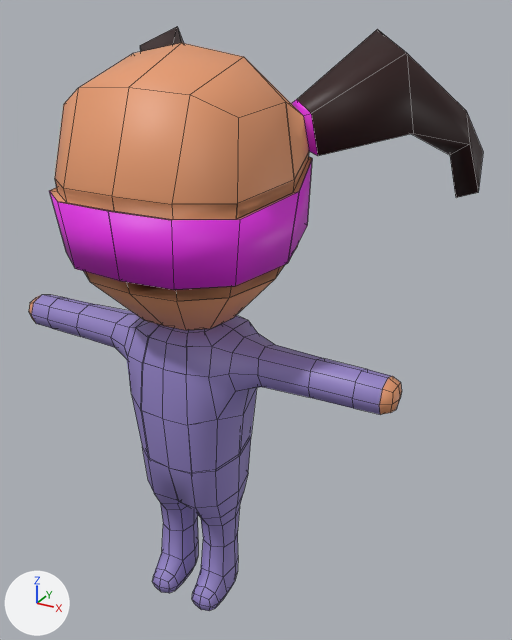
What one commit did to the FBX model Assets/Resources/Models/Girl.fbx.
One viewpoint serves both versions: a camera (50 mm lens) standing at (3.66, -5.36, 4.6) and looking at (0.12, 1.08, 1.38). The axes (+X, +Y, +Z) are drawn at lower left. The lights are the same throughout. Mesh edges are drawn as thin lines. Where no turn or scale is listed for an object, it has been applied to the vertices. Vertices at the same position are counted once.

Before the edit, the objects in view are built like this:
```python
mat_bandage_002 = principled_material('Bandage.002')
mat_bandage_002.base_color = (0.792, 0.0203, 0.8)  # pink #e627e7
me_cube_005 = bpy.data.meshes.new('Cube.005')
me_cube_005.from_pydata(...)  # 573 vertices, 638 faces; spans x -2.16..2.16, y -1.12..3.18, z -1.56..4.42
# faces by material slot: [364, 210, 38, 26]
me_cube_005.materials.append(mat_body_002)  # purple #9585c8
me_cube_005.materials.append(mat_skin_002)  # orange #e79a6e
me_cube_005.materials.append(mat_bandage_002)  # pink #e627e7
me_cube_005.materials.append(mat_material)  # dark red #2d0c0c
ob_body = bpy.data.objects.new('Body', me_cube_005)
ob_body.location = (0.0, 0.0, 0.0)
```
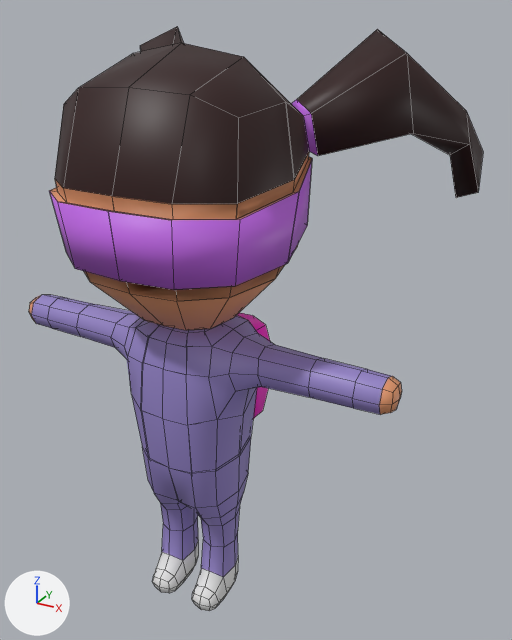
The change, as a list of edits to the scene's bpy script:
```text
Change mat_bandage_002:
    mat_bandage_002.base_color: (0.792, 0.0203, 0.8) -> (0.542, 0.136, 0.8)  # pink #e627e7 -> purple #c267e7
Add mat_boots:
    mat_boots = principled_material('Boots')
    mat_boots.base_color = (0.8, 0.8, 0.8)  # white #e7e7e7
Add mat_material_001:
    mat_material_001 = principled_material('Material.001')
    mat_material_001.base_color = (1.0, 0.0, 0.621)  # pink #ff00cf
Change me_cube_005:
    where me_cube_005.from_pydata(...)  # 573 vertices, 638 faces; spans x -2.16..2.16, y -1.12..3.18, z -1.56..4.42
    used by ob_body; location = (0.0, 0.0, 0.0)
    me_cube_005 part 1: all 72 faces centred in x -0.44..0.44, y -0.46..0.17, z -1.54..-1.21 switch from mat_body_002 (purple #9585c8) to mat_boots (white #e7e7e7)
    me_cube_005 part 2: 35 of the faces centred in x -0.94..0.94, y -0.89..0.83, z 3.55..4.15 switch from mat_skin_002 (orange #e79a6e) to mat_material (dark red #2d0c0c)
Add me_cube:
    me_cube.from_pydata([(-0.389, -0.291, -0.509), (-0.393, -0.227, 0.538), (0.388, -0.299, -0.506), (0.384, -0.236, 0.541), (-0.386, 0.061, -0.53), (-0.385, 0.256, -0.196), (-0.127, 0.232, -0.54), (-0.131, 0.296, 0.507), (-0.386, 0.278, 0.16), (-0.389, 0.125, 0.516), (0.137, 0.229, -0.539), (0.392, 0.248, -0.192), (0.391, 0.053, -0.527), (0.388, 0.116, 0.52), (0.391, 0.269, 0.163), (0.133, 0.293, 0.508)], [], [(6, 5, 8, 7, 15, 14, 11, 10), (13, 15, 7, 9, 1, 3), (2, 3, 1, 0), (0, 1, 9, 8, 5, 4), (12, 11, 14, 13, 3, 2), (4, 5, 6), (7, 8, 9), (10, 11, 12), (13, 14, 15), (4, 6, 10, 12, 2, 0)])
    me_cube.materials.append(mat_material_001)  # pink #ff00cf
Add ob_backbag:
    ob_backbag = bpy.data.objects.new('BackBag', me_cube)
    ob_backbag.location = (-0.02, 0.74, 0.94)
```

Boxes [x1, y1, x2, y2] around the edits, measured in the pictures (512 x 640 px):
'Body', recoloured
    both: [50, 33, 319, 611]
'BackBag', added (pink)
    after: [237, 313, 270, 419]
part 1 of me_cube_005, recoloured
    both: [152, 542, 238, 611]
part 2 of me_cube_005, recoloured
    both: [55, 43, 309, 204]
